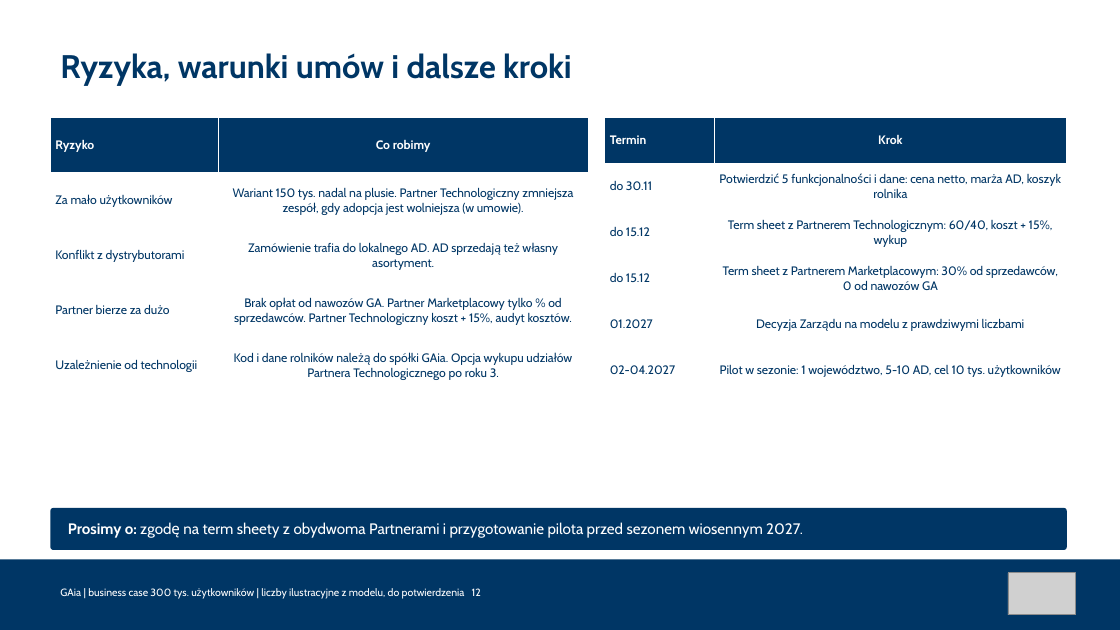
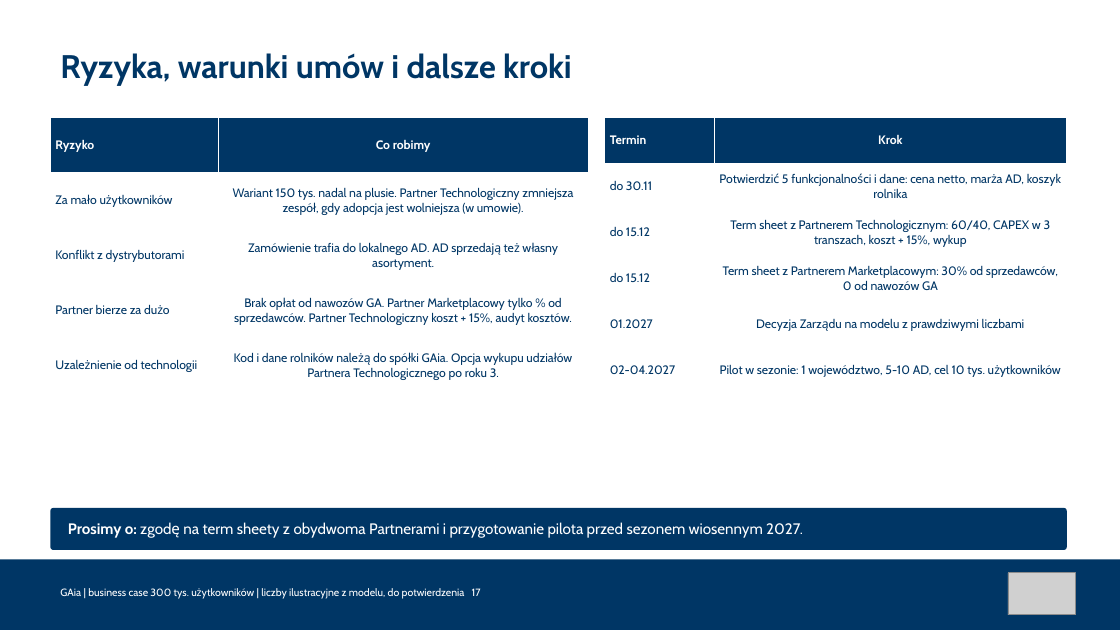
Before and after one commit to Angelika-pruchniak/gaia, a slide deck: slide 17 of GA_GAia_business_case_300k.pptx (slide 12 before the commit). Drawn at 1120x630 pixels with LibreOffice and Linux fonts; fonts in the diff are those of the drawing; grey boxes stand for pictures. Boxes give left, top, right and bottom in pixels: in the first picture for what was removed or moved away, otherwise in the second. Text is boxed around its words. In the diff, an @@ line names an element or a change of style, - is before the commit and + after.

```diff
--- a/GA_GAia_business_case_300k.pptx
+++ b/GA_GAia_business_case_300k.pptx
@@ table at bbox=[605, 118, 1067, 393] @@
-row 3, column 2: Term sheet z Partnerem Technologicznym: 60/40, koszt + 15%, wykup
+row 3, column 2: Term sheet z Partnerem Technologicznym: 60/40, CAPEX w 3 transzach, koszt + 15%, wykup
@@ text at bbox=[60, 588, 481, 599]: text changed @@
-GAia | business case 300 tys. użytkowników | liczby ilustracyjne z modelu, do potwierdzenia 12
+GAia | business case 300 tys. użytkowników | liczby ilustracyjne z modelu, do potwierdzenia 17
```
Also in this commit, not shown: 9 other slides changed, 7 slides added, 2 slides removed, 7 other files.
